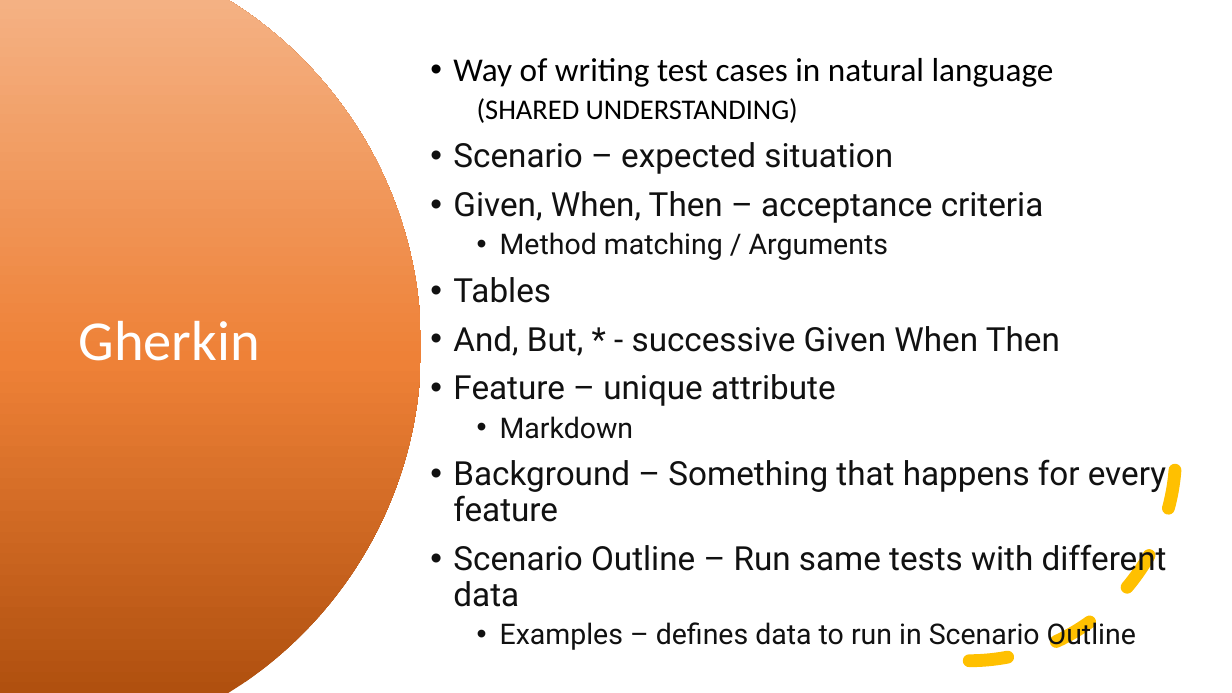
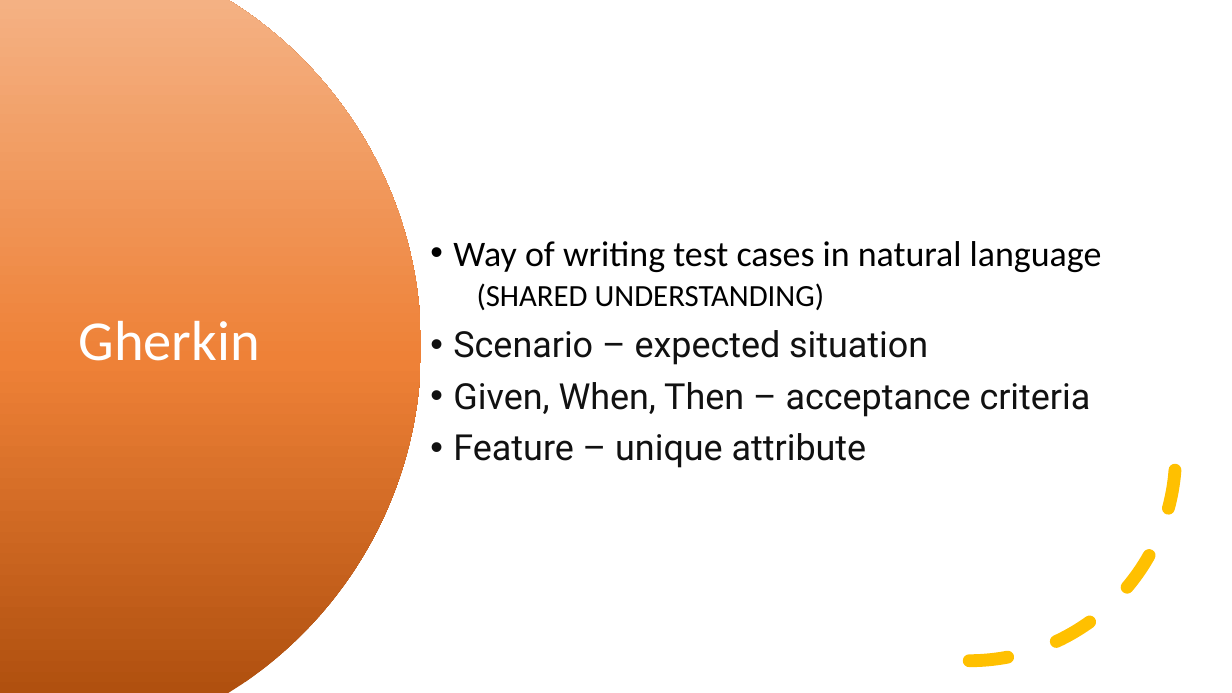
Before and after one commit to kevmoens/ThatConference2023, a slide deck: slide 11 of ThatConference2023.pptx (slide 12 before the commit). Drawn at 1232x693 pixels with LibreOffice and Linux fonts; fonts in the diff are those of the drawing. Boxes give left, top, right and bottom in pixels: in the first picture for what was removed or moved away, otherwise in the second. Text is boxed around its words. In the diff, an @@ line names an element or a change of style, - is before the commit and + after.

```diff
--- a/ThatConference2023.pptx
+++ b/ThatConference2023.pptx
@@ text "Way of writing test cases ..." at bbox=[453, 241, 1102, 468]: size 25.9 to 28 pt in "Way of writing test cases in natural ...", "Scenario – expected situation", "Given, When, Then – acceptance criteria", "Feature – unique attribute"; size 22.2 to 24 pt in "(SHARED UNDERSTANDING)" @@
@@ text at bbox=[453, 232, 1060, 356]: paragraphs removed @@
-  • Method matching / Arguments
-• Tables
-• And, But, * - successive Given When Then
@@ text at bbox=[453, 416, 1167, 652]: paragraphs removed @@
-  • Markdown
-• Background – Something that happens for every feature
-• Scenario Outline – Run same tests with different data
-  • Examples – defines data to run in Scenario Outline
```
Also in this commit, not shown: 2 other slides changed, 1 slide removed, 1 other file.
